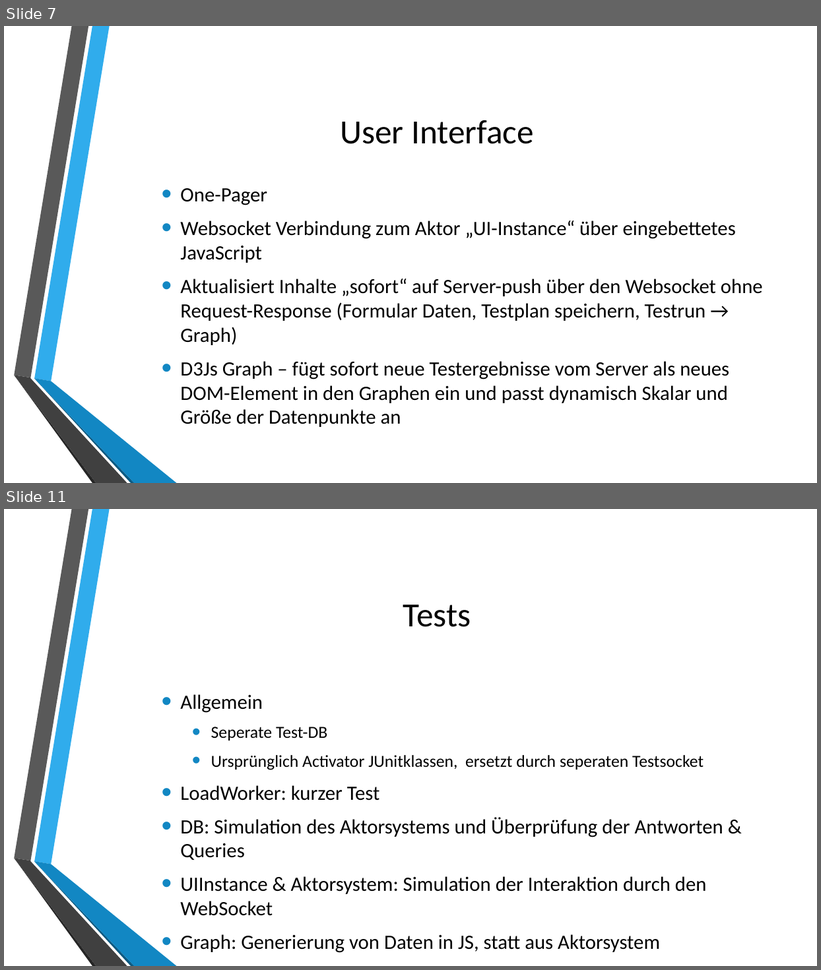
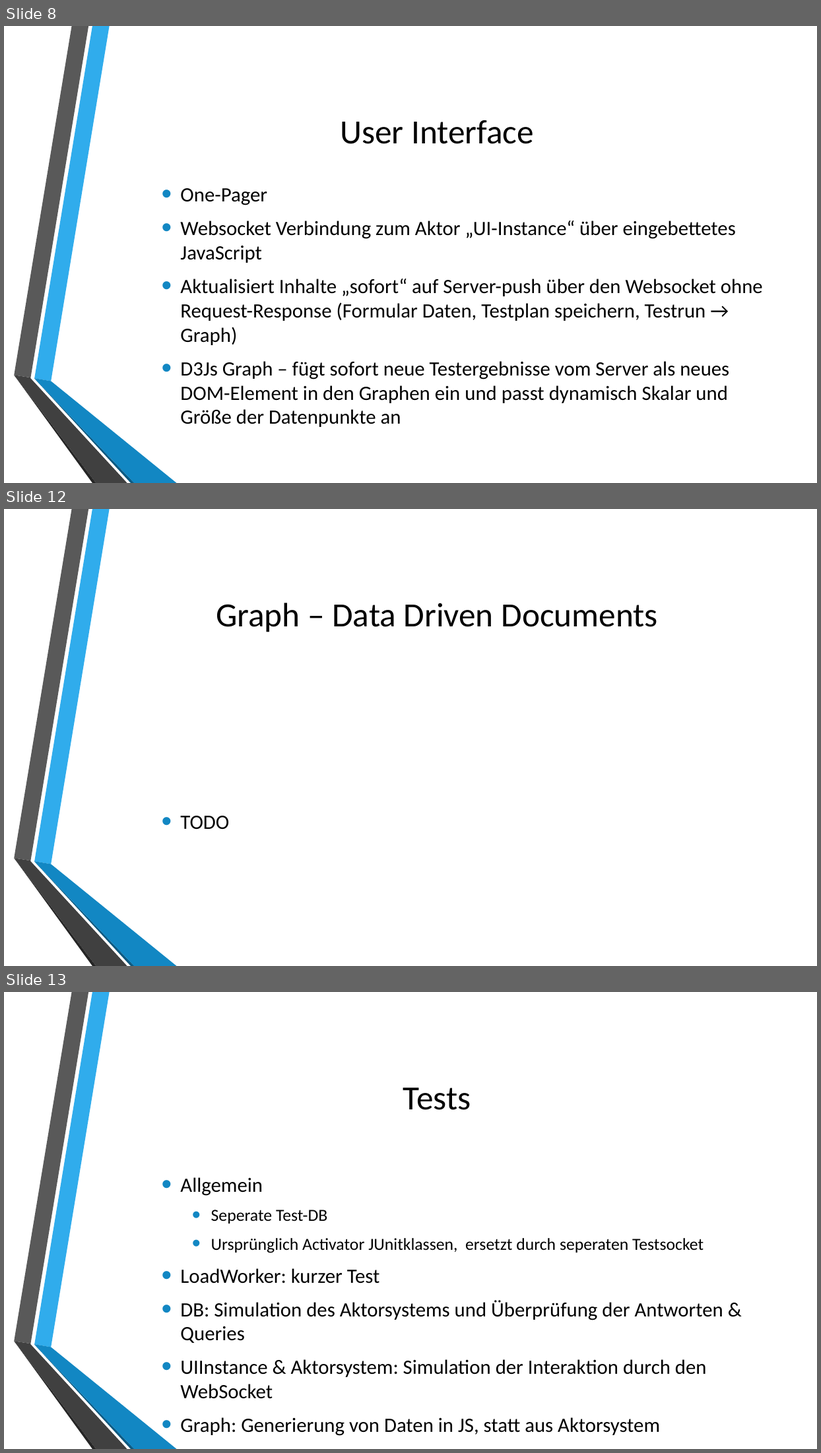
Before and after one commit to autarchprinceps/Reactive-Load-Generator, a slide deck: Dokumentation/Präsentation.pptx. Shown one above the other, each under a label of ours: slides 7 and 11 before the commit, slides 8, 12 and 13 after it; the slides between them are not shown. The pictures are 821x970 and 821x1453 pixels, drawn with LibreOffice and Linux fonts; fonts in the diff are those of the drawing; background and template pictures are left out. Boxes give left, top, right and bottom in pixels: in the first picture for what was removed or moved away, otherwise in the second. Text is boxed around its words. In the diff, an @@ line names an element or a change of style, - is before the commit and + after.

```diff
--- a/Dokumentation/Präsentation.pptx
+++ b/Dokumentation/Präsentation.pptx
@@ slide 12 added at [4,509,817,966], background picture (left out); not listed: 6 template elements that a slide beside it also shows @@
@@ title added at [216,603,658,632], 40 pt, text #000000 @@
+Graph – Data Driven Documents
@@ text added at [180,816,229,830], 24 pt, text #000000 @@
+• TODO
@@ what was slide 7 is now slide 8 @@
@@ what was slide 11 is now slide 13 @@
```
Also in this commit, not shown: 5 slides changed, 1 other slide added.
